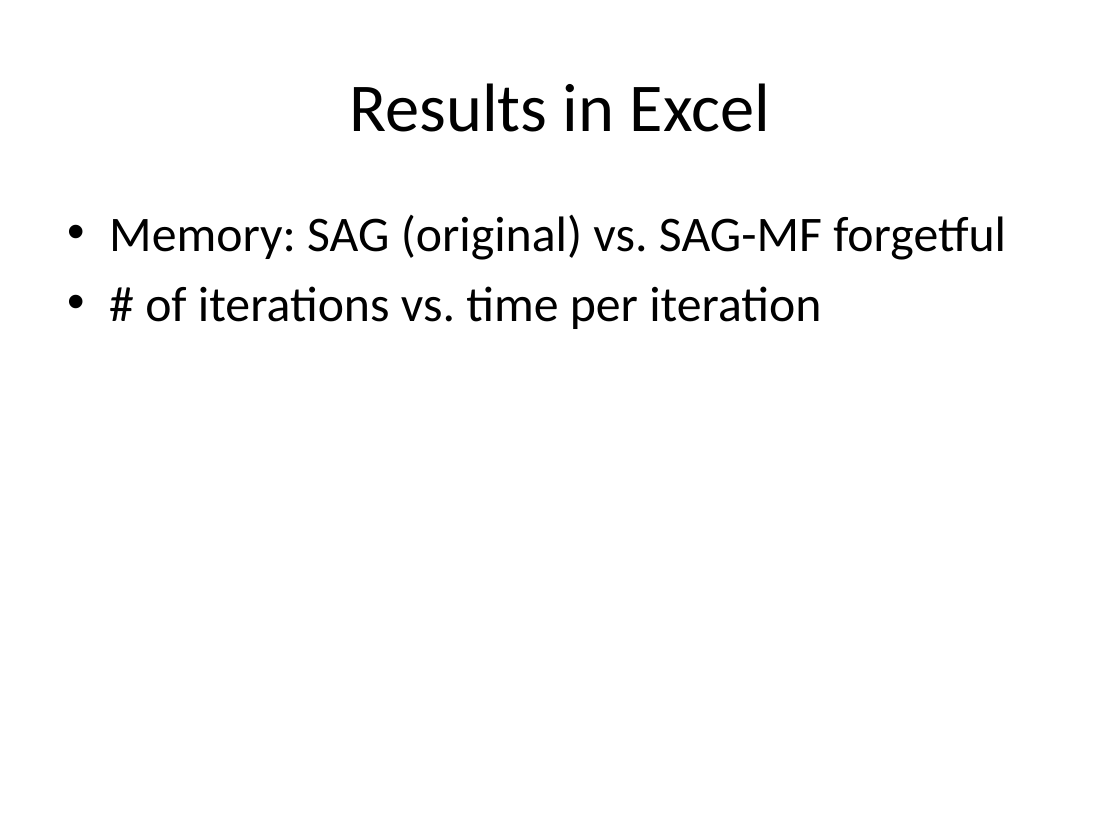
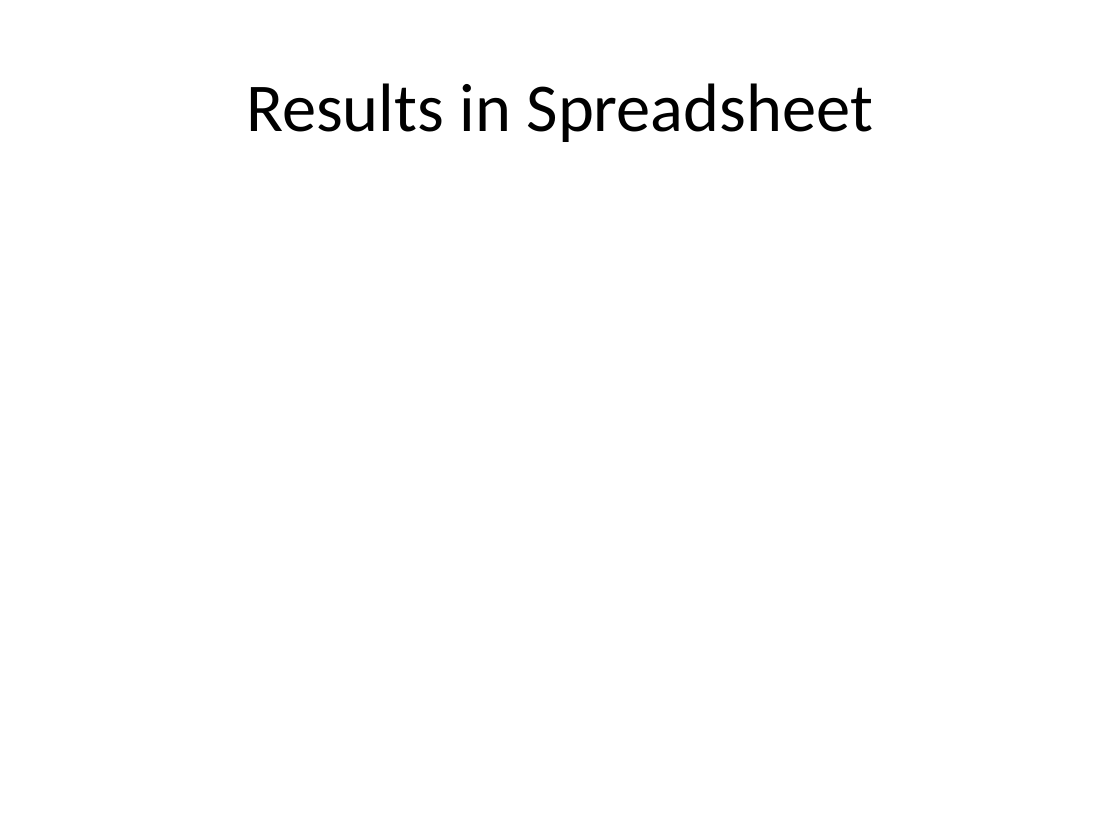
Before and after one commit to jamestklo/MatrixFactorizationMatlab, a slide deck: slide 32 of cs534L-SAGmf.pptx (slide 28 before the commit). Drawn at 1120x840 pixels with LibreOffice and Linux fonts; fonts in the diff are those of the drawing; grey boxes stand for pictures. Boxes give left, top, right and bottom in pixels: in the first picture for what was removed or moved away, otherwise in the second. Text is boxed around its words. In the diff, an @@ line names an element or a change of style, - is before the commit and + after.

```diff
--- a/cs534L-SAGmf.pptx
+++ b/cs534L-SAGmf.pptx
@@ title at <box>246,83,873,142</box>: text changed @@
-Results in Excel
+Results in Spreadsheet
@@ text removed at <box>109,215,1006,329</box> @@
-• Memory: SAG (original) vs. SAG-MF forgetful
-• # of iterations vs. time per iteration
```
Also in this commit, not shown: 19 other slides changed, 5 slides added, 3 other files.
